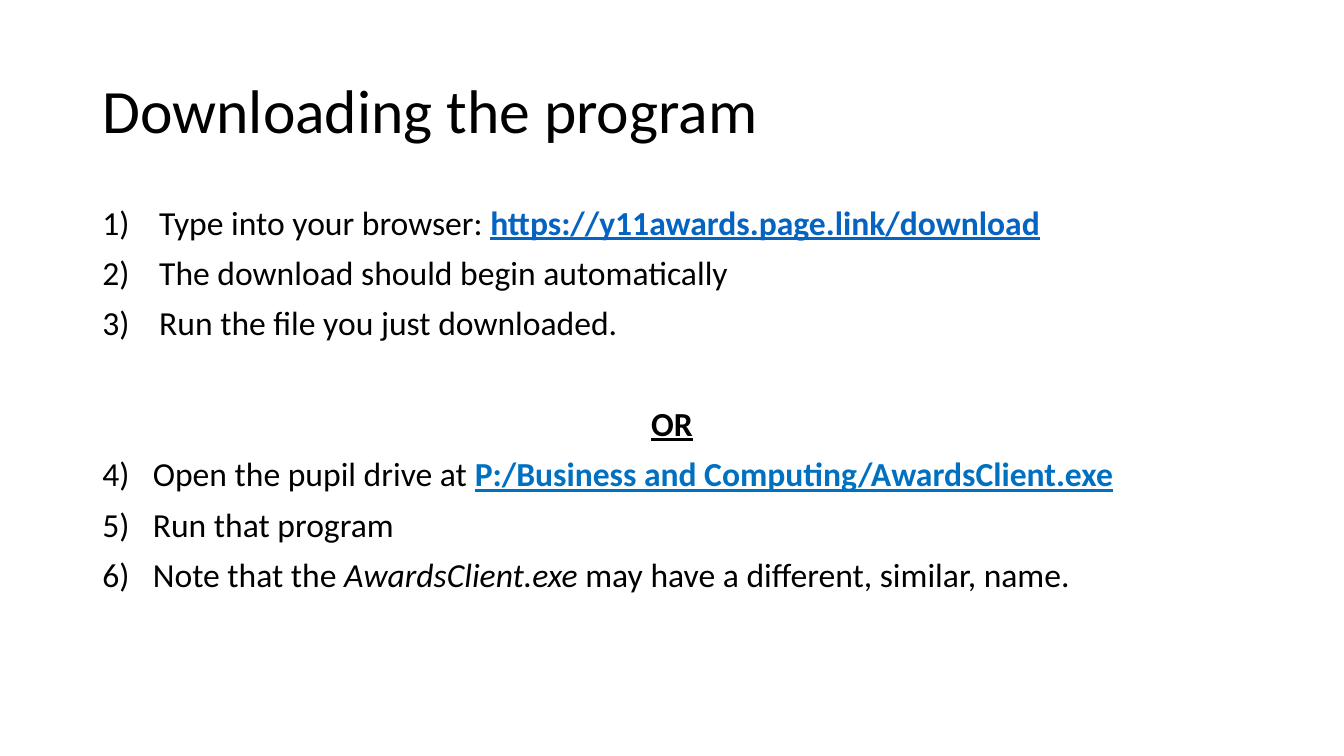
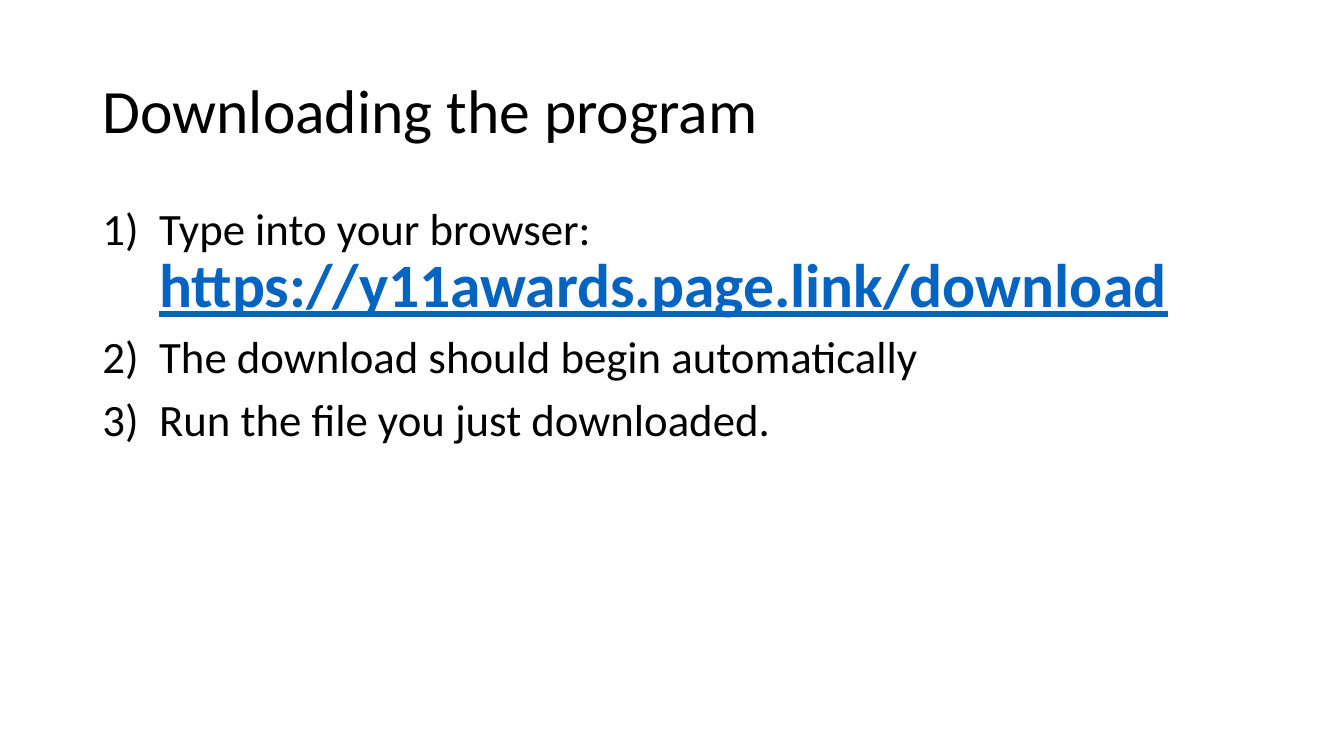
Before and after one commit to TheGrandCoding/awardsserver, a slide deck: slide 7 of TestPPT.pptx. Drawn at 1344x756 pixels with LibreOffice and Linux fonts; fonts in the diff are those of the drawing. Boxes give left, top, right and bottom in pixels: in the first picture for what was removed or moved away, otherwise in the second. Text is boxed around its words. In the diff, an @@ line names an element or a change of style, - is before the commit and + after.

Commit message:
Refer to link

```diff
--- a/TestPPT.pptx
+++ b/TestPPT.pptx
@@ text "Type into your browser: https://y11awards.page.link/download" at bbox=[159, 214, 1166, 444]: size 24 to 32 pt in "Type into your browser:", "The download should begin automatically", "Run the file you just downloaded."; size 24 to 44 pt in "https://y11awards.page.link/download" @@
@@ text at bbox=[153, 414, 1113, 593]: paragraphs removed @@
-OR
-1) Open the pupil drive at P:/Business and Computing/AwardsClient.exe
-2) Run that program
-3) Note that the AwardsClient.exe may have a different, similar, name.
```
Also in this commit, not shown: 1 other slide changed.
